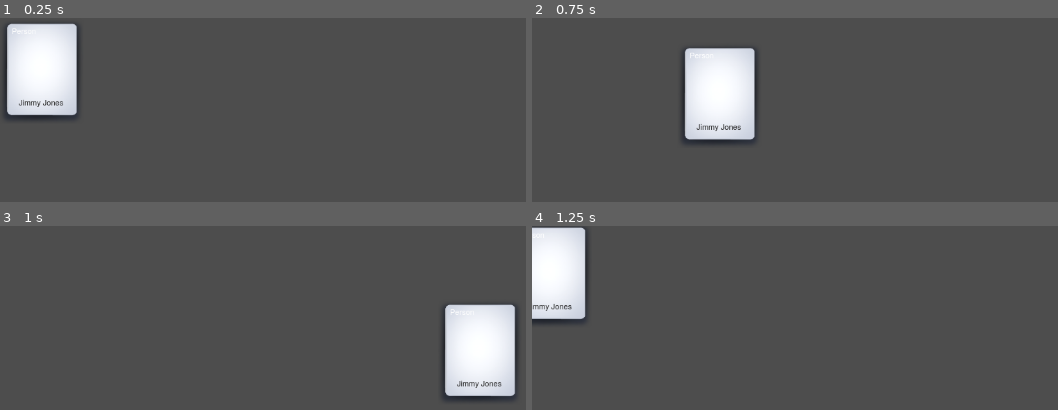
Above: before the commit, frames 1-4 (two rows, left to right).
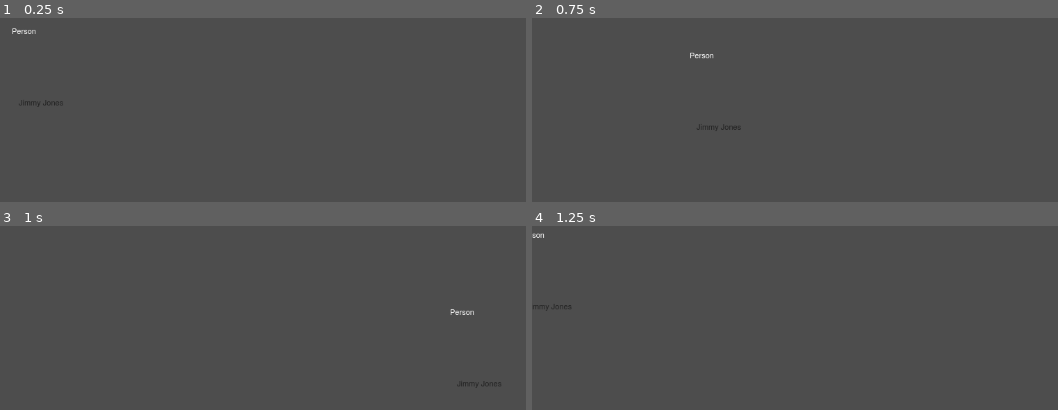
Above: after the commit, the same moments.

Repository: Goodman599/UWGameDevClubWinter2026Jam
Game: Godot game, scene res://Scenes/card_view.tscn
Two runs of this game, one before a commit and one after it. Both use one fixed random seed, a clock stepped at 60 frames per second and the inputs below. This scene is started directly instead of the project's main scene.
Inputs (mouse positions are in pixels of both pictures, inside the frame that each line leads up to):
- Up to frame 1 (0.25 s): no input
- Up to frame 2 (0.75 s): tap Enter at 0.5 s; drag from (574, 71) to (1010, 143) at 0.52 s
- Up to frame 3 (1 s): no input
- Up to frame 4 (1.25 s): no input

The runs differ from the first frame. In frame 1, 7.3% of the frame differs, in the area x 0-16%, y 3-56%; in frame 2, 7.3%; in frame 3, 7.3%, in the area x 84-99%, y 42-96%; in frame 4, 5.4%.
Error before the commit: Trying to assign value of type 'Window' to a variable of type 'Control'. (res://Scripts/memory_card.gd:125)
Error after the commit: Trying to assign value of type 'Window' to a variable of type 'Control'. (res://Scripts/memory_card.gd:168)

Commit message:
custom art

Diff:
--- a/Scenes/card_view.tscn
+++ b/Scenes/card_view.tscn
@@ -1,7 +1,6 @@
-[gd_scene load_steps=6 format=3 uid="uid://blahtm4hjo1cf"]
+[gd_scene load_steps=5 format=3 uid="uid://blahtm4hjo1cf"]
 
 [ext_resource type="Script" uid="uid://dxd3sxfj3hai0" path="res://Scripts/memory_card.gd" id="1_p1guq"]
-[ext_resource type="Texture2D" uid="uid://b3lvuvwwmxwmr" path="res://Assets/card_view.png" id="2_p1guq"]
 
 [sub_resource type="LabelSettings" id="LabelSettings_sljx0"]
 font_size = 11
@@ -26,7 +25,6 @@
 layout_mode = 0
 offset_right = 120.0
 offset_bottom = 152.0
-texture = ExtResource("2_p1guq")
 expand_mode = 1
 
 [node name="Content2" type="Sprite2D" parent="."]
--- a/Scripts/memory_card.gd
+++ b/Scripts/memory_card.gd
@@ -14,6 +14,12 @@
 const COLOR_FEELING = Color("#a349a4")
 const COLOR_ITEM = Color("d36529ff")
 const COLOR_ACTION = Color("890029ff")
+
+const BG_COLOR_PERSON = Color("ccecfeff")
+const BG_COLOR_EVENT = Color("2ff86cff")
+const BG_COLOR_FEELING = Color("db91daff")
+const BG_COLOR_ITEM = Color("fcc0a6ff")
+const BG_COLOR_ACTION = Color("ff6075ff")
 
 var memory_key: String = ""
 var memory_type: int = 0
@@ -55,26 +61,63 @@
 	content_label.text = data.display_text
 	var target_color = Color.WHITE
 
+	# Reset bg to default (colored background, no texture)
+	if bg:
+		bg.texture = null  # Clear any previous texture
+		bg.show()
+		bg.modulate = Color.WHITE  # Reset color
+
 	match data.type:
 		MemoryData.MemoryType.Person:
 			type_label.text = "Person"
 			target_color = COLOR_PERSON
 
+			if bg:
+				# Try to load custom art based on display_name
+				var display_name = content_label.text
+				print("Loading art for: ", display_name)
+
+				# Clean up the display name for filename
+				var clean_name = display_name.to_lower()
+				var art_texture = load("res://Assets/" + clean_name + "_card.png")
+
+				if art_texture:
+					# Set the custom art texture
+					bg.texture = art_texture
+					bg.modulate = Color.WHITE  # Show art in original colors
+					# Don't hide! We want to show the art
+				else:
+					# Fallback to colored background if no art found
+					print("Warning: No art found for ", display_name)
+					bg.modulate = BG_COLOR_PERSON
+
 		MemoryData.MemoryType.Event:
 			type_label.text = "Event"
 			target_color = COLOR_EVENT
+			if bg:
+				bg.texture = load("res://Assets/card_view.png")  # Ensure no custom art
+				bg.modulate = BG_COLOR_EVENT
 
 		MemoryData.MemoryType.Feeling:
 			type_label.text = "Feeling"
 			target_color = COLOR_FEELING
+			if bg:
+				bg.texture = load("res://Assets/card_view.png")
+				bg.modulate = BG_COLOR_FEELING
 
 		MemoryData.MemoryType.Item:
 			type_label.text = "Item"
 			target_color = COLOR_ITEM
+			if bg:
+				bg.texture = load("res://Assets/card_view.png")
+				bg.modulate = BG_COLOR_ITEM
 
 		MemoryData.MemoryType.Action:
 			type_label.text = "Action"
 			target_color = COLOR_ACTION
+			if bg:
+				bg.texture = load("res://Assets/card_view.png")
+				bg.modulate = BG_COLOR_ACTION
 
 	type_label.modulate = target_color
 
